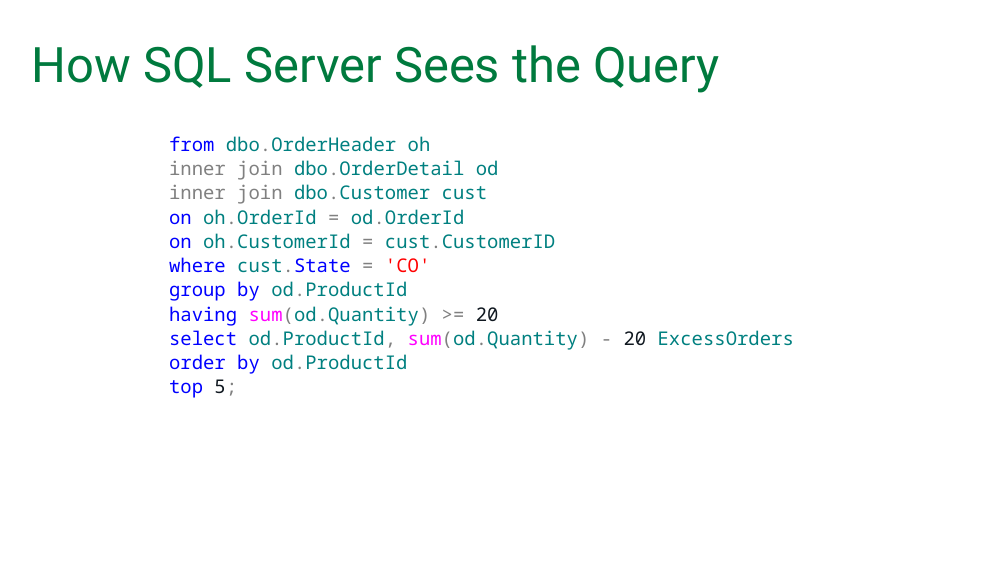
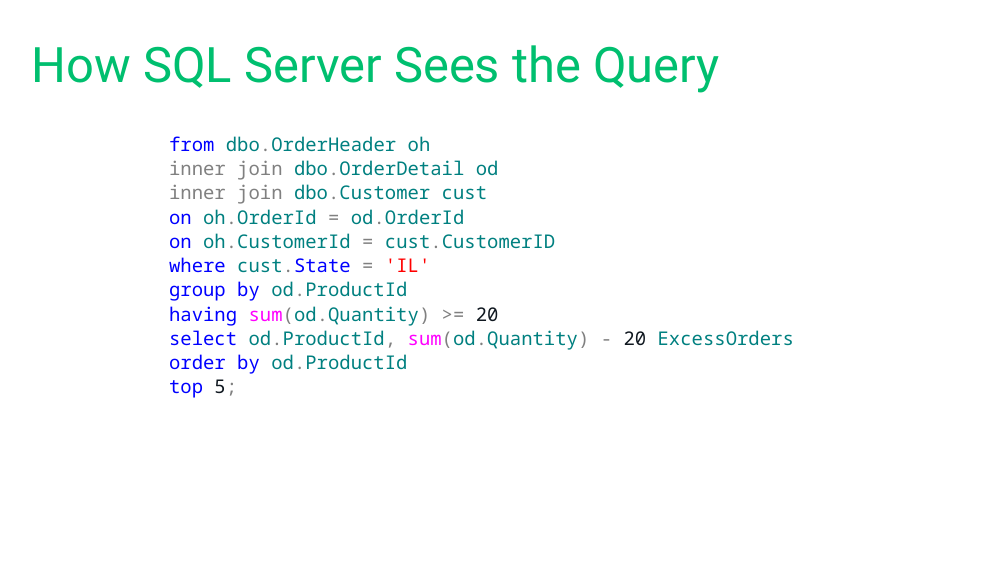
Before and after one commit to tf3604/OptimizerPresentation, a slide deck: slide 19 of Optimizer.pptx (slide 20 before the commit). Drawn at 1008x567 pixels with LibreOffice and Linux fonts; fonts in the diff are those of the drawing; background and template pictures are left out. Boxes give left, top, right and bottom in pixels: in the first picture for what was removed or moved away, otherwise in the second. Text is boxed around its words. In the diff, an @@ line names an element or a change of style, - is before the commit and + after.

```diff
--- a/Optimizer.pptx
+++ b/Optimizer.pptx
@@ title "How SQL Server Sees the ..." at box(32, 45, 720, 93): text colour #007A3E to #00BF6F @@
@@ text at box(169, 257, 430, 273): text changed @@
-where cust.State = 'CO'
+where cust.State = 'IL'
```
Also in this commit, not shown: 61 other slides changed, 1 slide removed.
